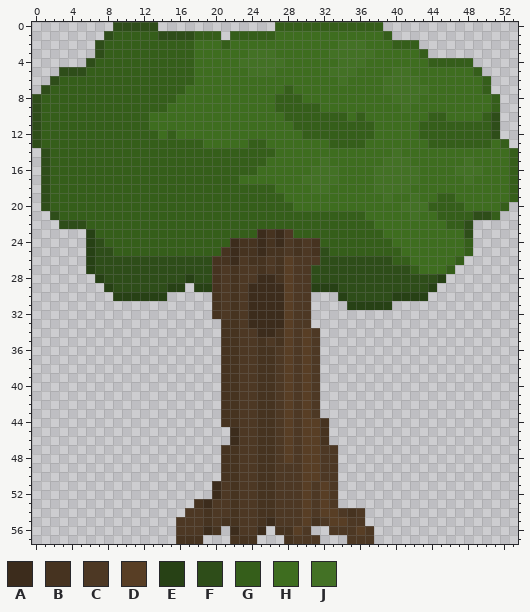
Pixel-art sprite, stored at assets/tree.png. The picture above was drawn from the file before the commit.
The file is 54x58 pixels. Pixels under 10% opacity are left out. Colours within 5 levels of each other are drawn and written as one.
Palette (. is transparent): A #3c2c1c  B #463320  C #4d3824  D #583e25  E #274115  F #2e4d19  G #355e1a  H #3e6d1f  J #437125
The result:
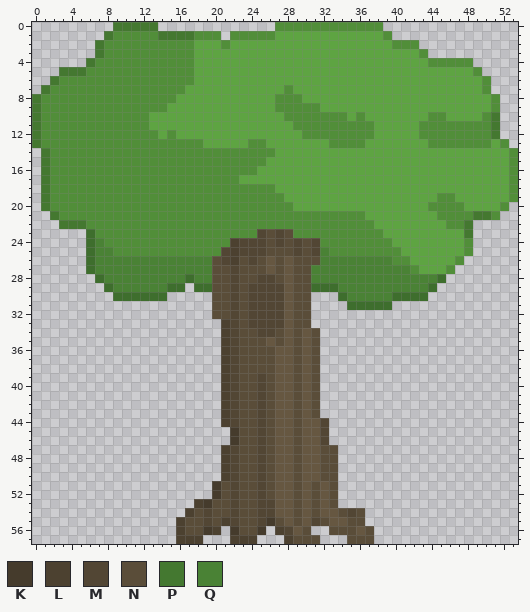
Colours new in this view: K #453b2c  L #4c4130  M #524634  N #5a4d39  P #447830  Q #4a8235
Changes in this commit:
@@ palette @@
-D #583e25
+D #665741
-E #274115
+E #3e6e2d
-G #355e1a
+G #518e39
-H #3e6d1f
+H #5ea442
@@ x 0..53 @@
- 0 .........FFFFF.............GGGGGGGGGGGG...............
- 1 ........FGGGGGFFFFGGG.GGGGGHHHHHHHHHHHHG..............
- 2 .......FGGGGGGGGGGHHHGHHHHHHHHHHHHJJJHHHGGG...........
- 3 .......FGGGGGGGGGGHHHHHHJJJHHHHHHJJJJJHHHHHG..........
- 4 ......FGGGGGGGGGGGHHHHHJJJJJHHHHHHJJJHHHHHHHGGGGG.....
- 5 ...FFFGGGGGGGGGGGGHHHHHHJJJHHHHHHJJJHHHHJJHHHHHHHG....
- 6 ..FGGGGGGGGGGGGGGGHHHHHHHHHHHHHHHHJHHHHJJJJHHHHHHHG...
- 7 .FGGGGGGGGGGGGGGGHHHHHHHHHHHGHHHHHHHHHHJJJJJHHHHHHG...
- 8 FGGGGGGGGGGGGGGGHHHHHHHHHHHGGGHHHHHHHHHHJJJHHHHHHHHG..
- 9 FGGGGGGGGGGGGGGHHHHHHHHHHHHGGGGGHHHHHHHHHJHHHHHHHHHG..
-10 FGGGGGGGGGGGGHHHHHHHHHHHHHHHGGGGGGGHGHHHHHHHGGHHHHGF..
-11 FGGGGGGGGGGGGHHHHHHHHHHHHHHHHGGGGGGGGGHHHHHGGGGGGGGF..
-12 FGGGGGGGGGGGGGHGHHHHHHHHHHHHHHGGGGGGGGHHHHHGGGGGGGGF..
-13 FGGGGGGGGGGGGGGGGGGHHHHHGGHHHHHHHGGGGHHHHHHHGGGGGGGHG.
-14 .FGGGGGGGGGGGGGGGGGGGGGGGGGHHHHHHHHHHHHHJHHHHHHHHHHHHG
-15 .FGGGGGGGGGGGGGGGGGGGGGGGGHHHHHHJHHHHHHJJJHHHHHHJHHHHG
-16 .FGGGGGGGGGGGGGGGGGGGGGGGHHHHHHJJJHHHHJJJJJHHHHJJJHHHG
-17 .FGGGGGGGGGGGGGGGGGGGGGHHHHHHHJJJJHHHHJJJJJHHHHHJHHHHG
-18 .FGGGGGGGGGGGGGGGGGGGGGGGGGHHHHJJHHHHHJJJJHHHHHHHHHHHG
-19 .FGGGGGGGGGGGGGGGGGGGGGGGGGGHHHHHHHHHHHJHHJHHGGHHHHHHG
-20 .FGGGGGGGGGGGGGGGGGGGGGGGGGGGHHHHHHHHHHHHJJJGGGGHHHHG.
-21 ..FGGGGGGGGGGGGGGGGGGGGGGGGGGGGGGGGGGHHHHHJHHGGGGFFG..
-22 ...FFFGGGGGGGGGGGGGGGGGGGGGGGGGGGGGGGGHHHHHHHHGGF.....
-23 ......EGGGGGGGGGGGGGGGGGGABACGGGGGGGGGGHHHHHHHHHF.....
-24 ......EFGGGGGGGGGGGGGGABBABACBCBGGGGGGGGHHHHHHHHG.....
-25 ......EFFGGGGGGGGGGGGBABBABBCBCBFGGGGGGGGHHHHHHHG.....
-26 ......EFFFFFFFFFFFFFBBACBBCBDCCCFFFFFFFFGGHHHHHG......
-27 ......EFFFFFFFFFFFFFBCBCCBCBDCCFFFFFFFFFFFGHHHG.......
-28 .......EFFFFFFFFFEFFBCBCCAABDCCFFFFFFFFFFFFFFE........
-29 ........EFFFFFFEE.EEBCBCAAAADCCEEEFFFFFFFFFFE.........
-30 .........EEEEEE.....BCBCAAAADCC...EFFFFFEEEE..........
-31 ....................BCBCAAAADCC....EEEEE..............
-32 ....................BCBCAAAADCC.......................
-33 .....................BBCAAAADCC.......................
-34 .....................BBCCAABDCDC......................
-35 .....................BBCCBCBDCDC......................
-36 .....................BBCCBBCDCDC......................
-37 .....................BBCCBBCDCDC......................
-38 .....................BBCCBBCDCDC......................
-39 .....................BBCCBBCDCDC......................
-40 .....................BBCCBBCDCDC......................
-41 .....................BBCCBBCDCDC......................
-42 .....................BBCCBBCDCDC......................
-43 .....................BBCCBBCDCDC......................
-44 .....................BBCCBBCDCDDB.....................
-45 ......................ACCBBCDCDDB.....................
-46 ......................ACCBBCDCDDB.....................
-47 .....................BBCCBBCDCDDCC....................
-48 .....................BBCCBBCDCDDCC....................
-49 .....................BBCCBBCCCDDCC....................
-50 .....................BBCCBBCCCDDCC....................
-51 ....................ACBCCBBCCCDCDC....................
-52 ....................ACBCCBBCCCDCDC....................
-53 ..................BACCBCCBBCCCDCDC....................
-54 .................CCBCCBCCBBCCCDCDDCBC.................
-55 ................CCCBCBBCCBACCCDBCDDCC.................
-56 ................CCCAB.ACCA.BBDC..CCCDC................
-57 ................BBB...BBB...BCCC...CCC................
+ 0 .........PPPPP.............GGGGGGGGGGGG...............
+ 1 ........PGGGGGPPPPGGG.GGGGGHHHHHHHHHHHHG..............
+ 2 .......PGGGGGGGGGGHHHGHHHHHHHHHHHHHHHHHHGGG...........
+ 3 .......PGGGGGGGGGGHHHHHHHHHHHHHHHHHHHHHHHHHG..........
+ 4 ......PGGGGGGGGGGGHHHHHHHHHHHHHHHHHHHHHHHHHHGGGGG.....
+ 5 ...PPPGGGGGGGGGGGGHHHHHHHHHHHHHHHHHHHHHHHHHHHHHHHG....
+ 6 ..PGGGGGGGGGGGGGGGHHHHHHHHHHHHHHHHHHHHHHHHHHHHHHHHG...
+ 7 .PGGGGGGGGGGGGGGGHHHHHHHHHHHGHHHHHHHHHHHHHHHHHHHHHG...
+ 8 PGGGGGGGGGGGGGGGHHHHHHHHHHHGGGHHHHHHHHHHHHHHHHHHHHHG..
+ 9 PGGGGGGGGGGGGGGHHHHHHHHHHHHGGGGGHHHHHHHHHHHHHHHHHHHG..
+10 PGGGGGGGGGGGGHHHHHHHHHHHHHHHGGGGGGGHGHHHHHHHGGHHHHGP..
+11 PGGGGGGGGGGGGHHHHHHHHHHHHHHHHGGGGGGGGGHHHHHGGGGGGGGP..
+12 PGGGGGGGGGGGGGHGHHHHHHHHHHHHHHGGGGGGGGHHHHHGGGGGGGGP..
+13 PGGGGGGGGGGGGGGGGGGHHHHHGGHHHHHHHGGGGHHHHHHHGGGGGGGHG.
+14 .PGGGGGGGGGGGGGGGGGGGGGGGGGHHHHHHHHHHHHHHHHHHHHHHHHHHG
+15 .PGGGGGGGGGGGGGGGGGGGGGGGGHHHHHHHHHHHHHHHHHHHHHHHHHHHG
+16 .PGGGGGGGGGGGGGGGGGGGGGGGHHHHHHHHHHHHHHHHHHHHHHHHHHHHG
+17 .PGGGGGGGGGGGGGGGGGGGGGHHHHHHHHHHHHHHHHHHHHHHHHHHHHHHG
+18 .PGGGGGGGGGGGGGGGGGGGGGGGGGHHHHHHHHHHHHHHHHHHHHHHHHHHG
+19 .PGGGGGGGGGGGGGGGGGGGGGGGGGGHHHHHHHHHHHHHHHHHGGHHHHHHG
+20 .PGGGGGGGGGGGGGGGGGGGGGGGGGGGHHHHHHHHHHHHHHHGGGGHHHHG.
+21 ..PGGGGGGGGGGGGGGGGGGGGGGGGGGGGGGGGGGHHHHHHHHGGGGPPG..
+22 ...PPPGGGGGGGGGGGGGGGGGGGGGGGGGGGGGGGGHHHHHHHHGGP.....
+23 ......EGGGGGGGGGGGGGGGGGGMNMNGGGGGGGGGGHHHHHHHHHP.....
+24 ......EQGGGGGGGGGGGGGGLMMMNMNMNMGGGGGGGGHHHHHHHHG.....
+25 ......EQQGGGGGGGGGGGGMLMMMNNNMNMQGGGGGGGGHHHHHHHG.....
+26 ......EQQQQQQQQQQQQQNMLNMNDNDNNNQQQQQQQQGGHHHHHG......
+27 ......EQQQQQQQQQQQQQNNMNNNDNDNNQQQQQQQQQQQGHHHG.......
+28 .......EQQQQQQQQQEQQNNMNNMMNDNNQQQQQQQQQQQQQQE........
+29 ........EQQQQQQEE.EENNMNMMMMDNNEEEQQQQQQQQQQE.........
+30 .........EEEEEE.....NNMNMMMMDNN...EQQQQQEEEE..........
+31 ....................NNMNMMMMDNN....EEEEE..............
+32 ....................NNMNMMMMDNN.......................
+33 .....................LMNMMMMDNN.......................
+34 .....................LMNNMMNDNDN......................
+35 .....................LMNNNDNDNDN......................
+36 .....................LMNNNNDDNDN......................
+37 .....................LMNNNNDDNDN......................
+38 .....................LMNNNNDDNDN......................
+39 .....................LMNNMNDDNDN......................
+40 .....................LMNNMNDDNDN......................
+41 .....................LMNNMNDDNDN......................
+42 .....................LMNNMNDDNDN......................
+43 .....................LMNNMNDDNDN......................
+44 .....................LMNNMNDDNDDM.....................
+45 ......................KNNMNDDNDDM.....................
+46 ......................KNNMNDDNDDM.....................
+47 .....................LMNNMNDDNDDNN....................
+48 .....................LMNNMNDDNDDNN....................
+49 .....................LMNNMNDDNDDNN....................
+50 .....................LMNNMNDDNDDNN....................
+51 ....................KNMNNMNDDNDNDN....................
+52 ....................KNMNNMNDDNDNDN....................
+53 ..................LKNNMNNMMDDNDNDN....................
+54 .................LNMNNMNNMMDDNDNDDNMN.................
+55 ................LNNMNLMNNMKNDNDMNDDNN.................
+56 ................LNNKL.KNNK.LMDN..NNNDN................
+57 ................LLL...LLL...LNNN...NNN................
